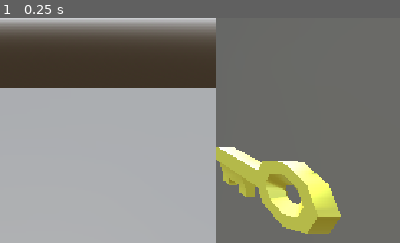
Above: before the commit, frame 1.
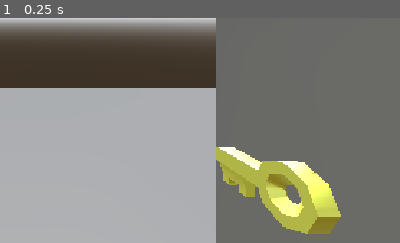
Above: after the commit, the same moment.

Repository: mgiuca/two-hands
Game: Godot game, scene res://scenes/levels/far_locks.tscn
Same seed, same stepped clock (60 frames per second), same inputs: the game is played once before the commit and once after it. This scene is started directly instead of the project's main scene.
Inputs:
- Up to frame 1 (0.25 s): no input
The pictures show only the part of the screen within x 50-100%, y 50-100%; the shares and areas given below are measured in that part.

The runs differ from the first frame. In frame 1, less than 0.1% of the frame differs, in the area x 0-100%, y 0-100%.

Commit message:
Add probes inside the keyholes.
Attempt to make it darker inside there, but the keys still shine
brightly. Not sure what's up.

Diff:
--- a/scenes/levels/far_locks.tscn
+++ b/scenes/levels/far_locks.tscn
@@ -58,7 +58,7 @@
 "vertex_data": PackedByteArray("AACAvmZmJr8AAIC+AACAvmZmJj8AAIC+AACAvmZmJr8AAIA+AACAvmZmJr8AAIC+AACAvmZmJr8AAIA+AACAPmZ …(1195 unchanged characters)…
 }]
 
-[node name="Level" node_paths=PackedStringArray("activator1", "activator2") instance=ExtResource("1_bvxa4")]
+[node name="Level2" node_paths=PackedStringArray("activator1", "activator2") instance=ExtResource("1_bvxa4")]
 activator1 = NodePath("KeyholeLeft")
 activator2 = NodePath("KeyholeRight")
 
@@ -87,8 +87,14 @@
 [node name="KeyholeLeft" parent="." index="8" instance=ExtResource("2_bvxa4")]
 transform = Transform3D(1, 0, 0, 0, 1, 0, 0, 0, 1, -0.8, 1, -0.26347384)
 
+[node name="LightmapProbe" type="LightmapProbe" parent="KeyholeLeft" index="10"]
+transform = Transform3D(1, 0, 0, 0, 1, 0, 0, 0, 1, 0, 0, 0.016439378)
+
 [node name="KeyholeRight" parent="." index="9" instance=ExtResource("2_bvxa4")]
 transform = Transform3D(1, 0, 0, 0, 1, 0, 0, 0, 1, 0.8, 1, -0.26347384)
+
+[node name="LightmapProbe" type="LightmapProbe" parent="KeyholeRight" index="10"]
+transform = Transform3D(1, 0, 0, 0, 1, 0, 0, 0, 1, 0, 0, 0.016571462)
 
 [node name="SecondaryLight" type="OmniLight3D" parent="." index="11"]
 transform = Transform3D(1, 0, 0, 0, 1, 0, 0, 0, 1, 0, 1.2278504, 0.83508337)
Binary file changed: scenes/levels/far_locks.exr
Binary file changed: scenes/levels/far_locks.lmbake
